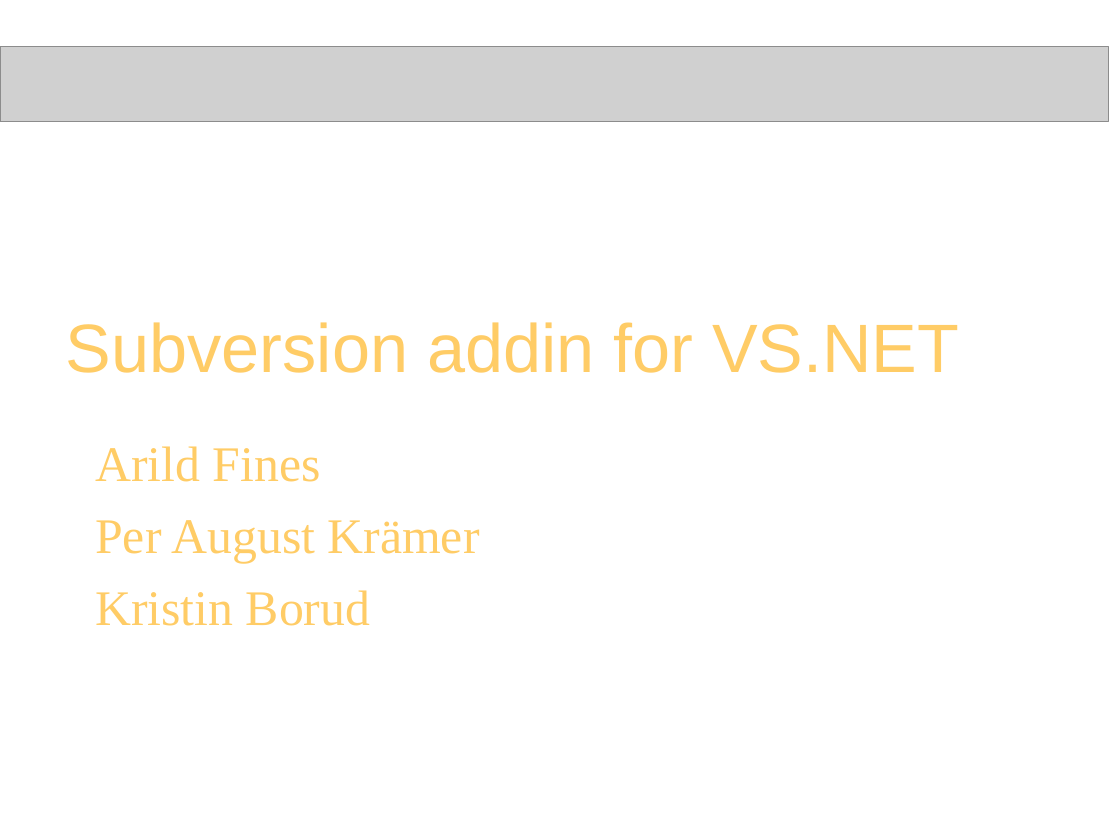
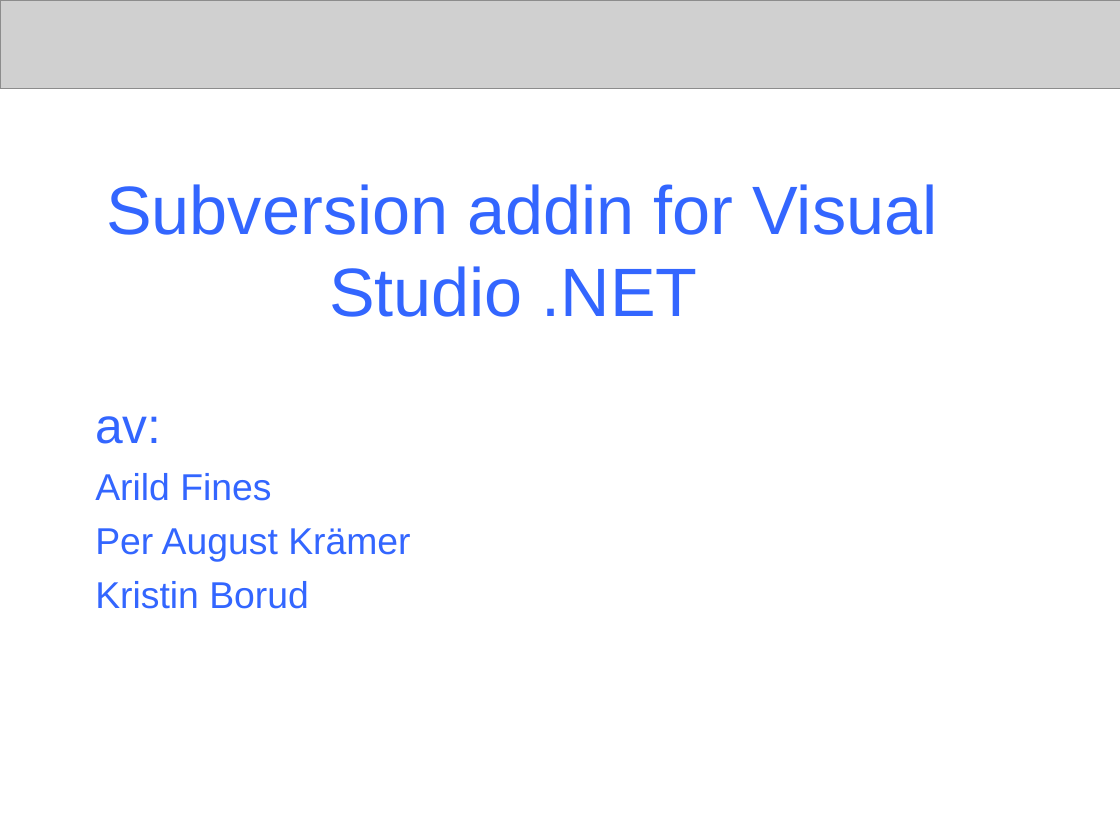
Before and after one commit to chucker/AnkhSVN, a slide deck: slide 1 of doc/powerpoint/Subversion_addin_for_VS.NET.ppt. Drawn at 1120x840 pixels with LibreOffice and Linux fonts; fonts in the diff are those of the drawing; grey boxes stand for pictures. Boxes give left, top, right and bottom in pixels: in the first picture for what was removed or moved away, otherwise in the second. Text is boxed around its words. In the diff, an @@ line names an element or a change of style, - is before the commit and + after.

Commit message:
The presentation contain:
* Title of final project, name of authors
* Background
- Revision control: wc, revision, repository to be explained
- Subversion
- CollabNet
- VS.NET
- Aim of the final project

*Content
- Functionality of NSvn
- Navigation model of Ankh
- What can Ankh do?
- Example of how Ankh works: Manual demo performed at school PC
- Ankh Help: Manual demo performed at school PC
- Improvements of GUI
- Testing of Ankh
- Challenges and development environment
- Conclusion

White background, "ankh header" without letters or symbol

```diff
--- a/doc/powerpoint/Subversion_addin_for_VS.NET.ppt
+++ b/doc/powerpoint/Subversion_addin_for_VS.NET.ppt
@@ picture resized from (x1=0, y1=47, x2=1109, y2=122) to (x1=0, y1=0, x2=1120, y2=88) @@
@@ title at (x1=106, y1=184, x2=938, y2=317): text changed; text colour #FFCC66 to #3366FF @@
-Subversion addin for VS.NET
+Subversion addin for Visual Studio .NET
@@ subtitle at (x1=95, y1=416, x2=161, y2=444): paragraph added @@
+av:
@@ subtitle at (x1=95, y1=473, x2=410, y2=609): size 32 to 24 pt, font Times New Roman to Arial, text colour #FFCC66 to #3366FF; less space between paragraphs @@
```
Also in this commit, not shown: 12 other slides changed, 9 slides added, 7 slides removed.
